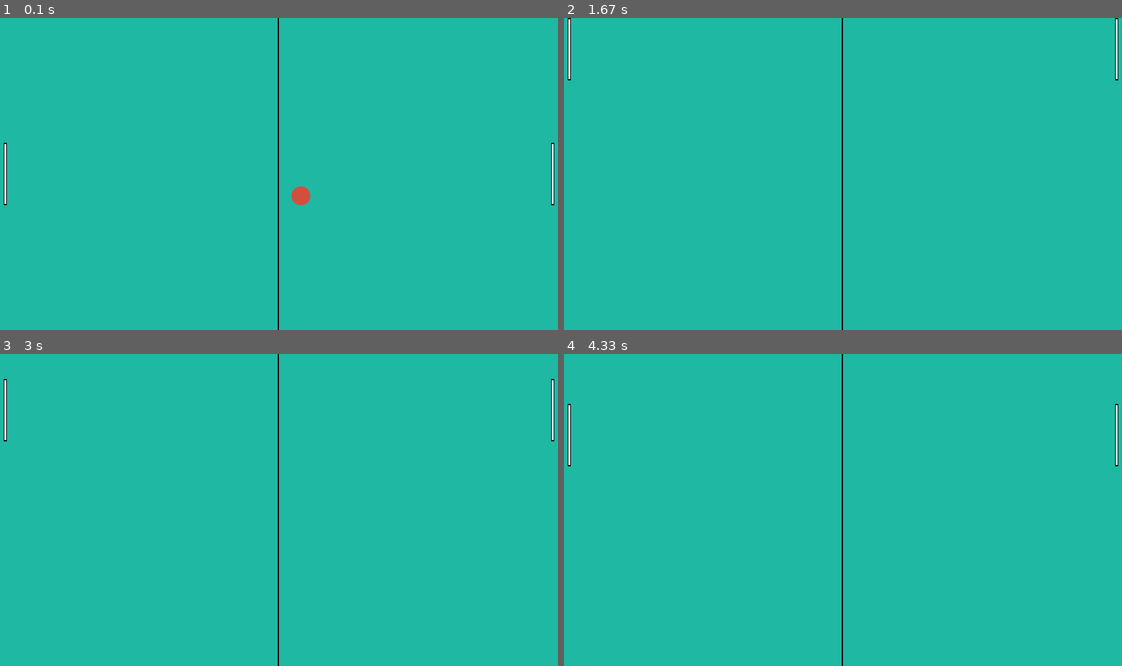
Above: before the commit, frames 1-4 (two rows, left to right).
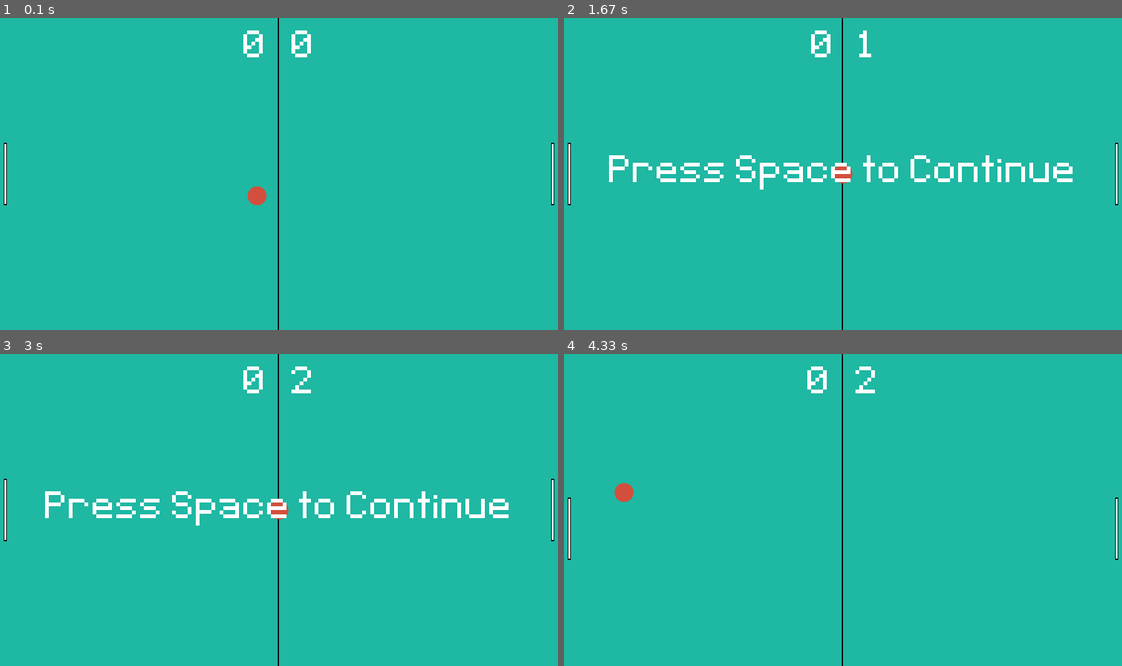
Above: after the commit, the same moments.

Repository: williamschen23/APCSA-pygame-project
Game: pygame game, started from main.py
Same seed, same stepped clock (60 frames per second), same inputs: the game is played once before the commit and once after it.
Inputs:
- Up to frame 1 (0.1 s): no input
- Up to frame 2 (1.67 s): hold W 0.33-0.8 s; hold Up 0.33-0.8 s; hold Space 0.83-1.3 s; hold Up 0.83-1.3 s; hold W 0.83-1.3 s
- Up to frame 3 (3 s): tap Space at 1.83, 2.23, 2.53, 2.73 s; hold Down 2.17-2.63 s; hold S 2.17-2.63 s; hold Up from 2.67 s (still down); hold W from 2.67 s (still down)
- Up to frame 4 (4.33 s): release Up at 3.03 s; release W at 3.03 s; hold Down 3.07-3.43 s; hold S 3.07-3.43 s; tap Space at 3.13, 3.53, 3.87, 4.2 s; hold Up 3.47-3.77 s; hold W 3.47-3.77 s; hold Down 3.8-4.1 s; hold S 3.8-4.1 s; hold Up from 4.13 s (still down); hold W from 4.13 s (still down)

The runs differ from the first frame. In frame 1, 0.7% of the frame differs, in the area x 43-56%, y 4-60%; in frame 2, 2.8%; in frame 3, 2.9%, in the area x 0-100%, y 4-60%; in frame 4, 0.9%.

Commit message:
fixed a lot of stuff

Diff:
--- a/main.py
+++ b/main.py
@@ -1,20 +1,27 @@
 import pygame
+from random import choice
 size = W, H = 900, 500
 WINDOW = pygame.display.set_mode(size)
-pygame.display.set_caption("Tutorial")
+pygame.display.set_caption("Pong")
 FPS = 60
+player1_score = 0
+player2_score = 0
 pygame.init()
 clock = pygame.time.Clock()
-surf_height = 50
+surf_height = 100
 player_surf = pygame.image.load("assets/paddle.png").convert_alpha()
-player_surf_scale = pygame.transform.smoothscale(player_surf, (5, 100))
+player_surf_scale = pygame.transform.smoothscale(player_surf, (5, surf_height))
 player1_rect = player_surf_scale.get_rect(midleft=(10, H/2))
 player2_rect = player_surf_scale.get_rect(midright=(W-10, H/2))
+font = pygame.font.Font('assets/PixelType.ttf', 100)
+game_score = font.render(f"{player1_score}   {player2_score}", False, (255, 255, 255))
+game_score_rect = game_score.get_rect(center=(W/2, 50))
+game_active = True
 
 ball_surf = pygame.image.load("assets/ball.png").convert_alpha()
 ball_rect = ball_surf.get_rect(center=(W/2, H/2))
-ball_x_speed = 7
-ball_y_speed = 7
+ball_x_speed = choice([-7, 7])
+ball_y_speed = choice([-7, 7])
 
 back_surf = pygame.image.load("assets/background.png")
 back_rect = back_surf.get_rect(center=(W/2, H/2))
@@ -23,15 +30,23 @@
 
 current_time = int(pygame.time.get_ticks()/1000)
 # print(rect.top, rect.bottom, rect.midtop, rect.midbottom, rect.midleft, rect.midright)
-#TODO ADD SCORE AND ORGANIZE
+#TODO ORGANIZE
 MOVE = 5
+
+timer = pygame.USEREVENT + 1
+pygame.time.set_timer(timer, 5000)
+
 
 def draw():
     WINDOW.blit(back_surf, back_rect)
+    WINDOW.blit(game_score, game_score_rect)
     WINDOW.blit(player_surf_scale, player1_rect)
     WINDOW.blit(player_surf_scale, player2_rect)
     WINDOW.blit(ball_surf, ball_rect)
-    pygame.draw.rect(WINDOW, "black", player1_rect, 1)
+    if not game_active:
+        game_screen = font.render("Press Space to Continue", False, (255, 255, 255))
+        game_screen_rect = game_screen.get_rect(center=(W/2, H/2))
+        WINDOW.blit(game_screen, game_screen_rect)
     pygame.display.update()
 
 
@@ -41,38 +56,61 @@
     for event in pygame.event.get():
         if event.type == pygame.QUIT:
             run = False
+        if event.type == timer:
+            if surf_height > 50:
+                surf_height -= 5
+                player_surf_scale = pygame.transform.smoothscale(player_surf, (5, surf_height))
+                player1_rect = player_surf_scale.get_rect(center=player1_rect.center)
+                player2_rect = player_surf_scale.get_rect(center=player2_rect.center)
+
         if event.type == pygame.KEYDOWN:
+            if event.key == pygame.K_SPACE:
+                game_active = True
+        """
             if event.key == pygame.K_g:
                 WINDOW.fill("Green")
             if event.key == pygame.K_b:
                 WINDOW.fill("black")
             if event.key == pygame.K_r:
                 WINDOW.fill("red")
-    #print(current_time)
+        """
+    if game_active:
+        keys = pygame.key.get_pressed()
+        if keys[pygame.K_w] and player1_rect.top > 0:
+            player1_rect.y -= MOVE
+        if keys[pygame.K_s] and player1_rect.bottom < H:
+            player1_rect.y += MOVE
+        if keys[pygame.K_UP] and player2_rect.top > 0:
+            player2_rect.y -= MOVE
+        if keys[pygame.K_DOWN] and player2_rect.bottom < H:
+            player2_rect.y += MOVE
 
-    keys = pygame.key.get_pressed()
-    if keys[pygame.K_w] and player1_rect.top > 0:
-        player1_rect.y -= MOVE
-    if keys[pygame.K_s] and player1_rect.bottom < H:
-        player1_rect.y += MOVE
-    if keys[pygame.K_UP] and player2_rect.top > 0:
-        player2_rect.y -= MOVE
-    if keys[pygame.K_DOWN] and player2_rect.bottom < H:
-        player2_rect.y += MOVE
+        ball_rect.x += ball_x_speed
+        ball_rect.y += ball_y_speed
 
-    ball_rect.x += ball_x_speed
-    ball_rect.y += ball_y_speed
+        if ball_rect.bottom >= H or ball_rect.top <= 0:
+            ball_y_speed = -ball_y_speed
+        if ball_rect.colliderect(player1_rect):
+            ball_x_speed = -ball_x_speed
+        if ball_rect.colliderect(player2_rect):
+            ball_x_speed = -ball_x_speed
+        if ball_rect.left <= -30:
+            player2_score += 1
+            game_active = False
+        if ball_rect.right >= W + 30:
+            player1_score += 1
+            game_active = False
+    else:
+        game_score = font.render(f"{player1_score}   {player2_score}", False, (255, 255, 255))
+        game_score_rect = game_score.get_rect(center=(W / 2, 50))
+        WINDOW.blit(game_score, game_score_rect)
+        surf_height = 100
+        ball_rect.center = (W/2, H/2)
+        player_surf_scale = pygame.transform.smoothscale(player_surf, (5, surf_height))
+        player1_rect = player_surf_scale.get_rect(midleft=(10, H / 2))
+        player2_rect = player_surf_scale.get_rect(midright=(W - 10, H / 2))
 
-    #if ball_rect.left <= 0 or ball_rect.right >= W:
-        #ball_x_speed = -ball_x_speed
-    if ball_rect.bottom >= H or ball_rect.top <= 0:
-        ball_y_speed = -ball_y_speed
-    if ball_rect.colliderect(player1_rect):
-        ball_x_speed = -ball_x_speed
-    if ball_rect.colliderect(player2_rect):
-        ball_x_speed = -ball_x_speed
 
-    # print(player1_rect.bottom)
 
     draw()
 print(pygame.font.get_fonts())
Binary file added: assets/Pixeltype.ttf
Binary file removed: paddle.png
